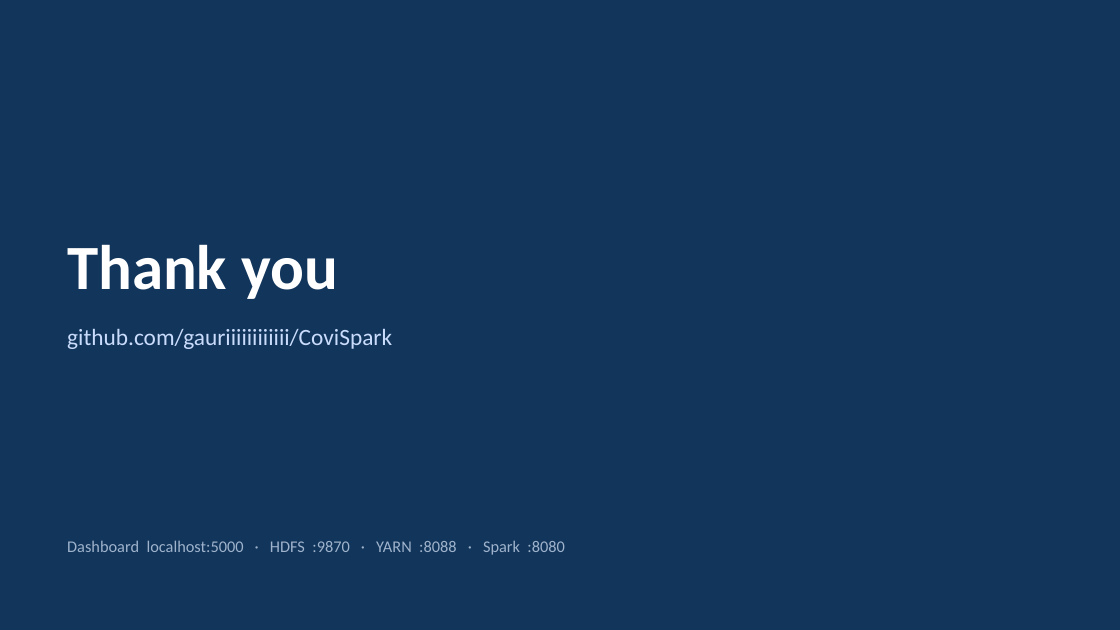
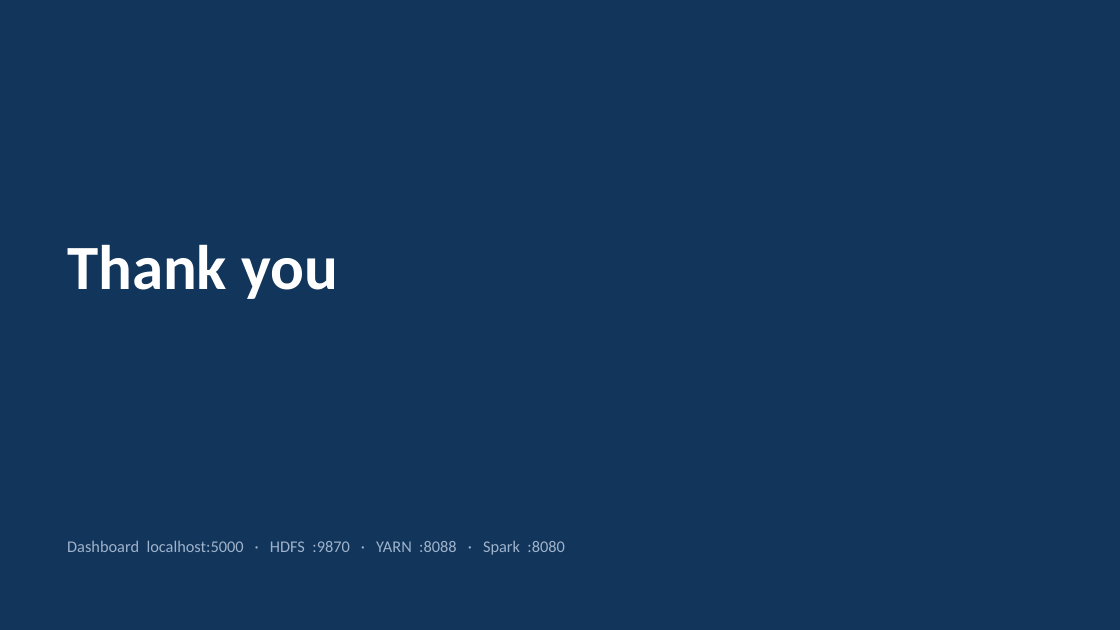
Before and after one commit to gauriiiiiiiiiiii/CoviSpark, a slide deck: slide 14 of documentation/CoviSpark_Presentation.pptx. Drawn at 1120x630 pixels with LibreOffice and Linux fonts; fonts in the diff are those of the drawing. Boxes give left, top, right and bottom in pixels: in the first picture for what was removed or moved away, otherwise in the second. Text is boxed around its words. In the diff, an @@ line names an element or a change of style, - is before the commit and + after.

Commit message:
docs: remove repository link from closing slide

```diff
--- a/documentation/CoviSpark_Presentation.pptx
+++ b/documentation/CoviSpark_Presentation.pptx
@@ text removed at [67,329,392,349] @@
-github.com/gauriiiiiiiiiiii/CoviSpark
```
